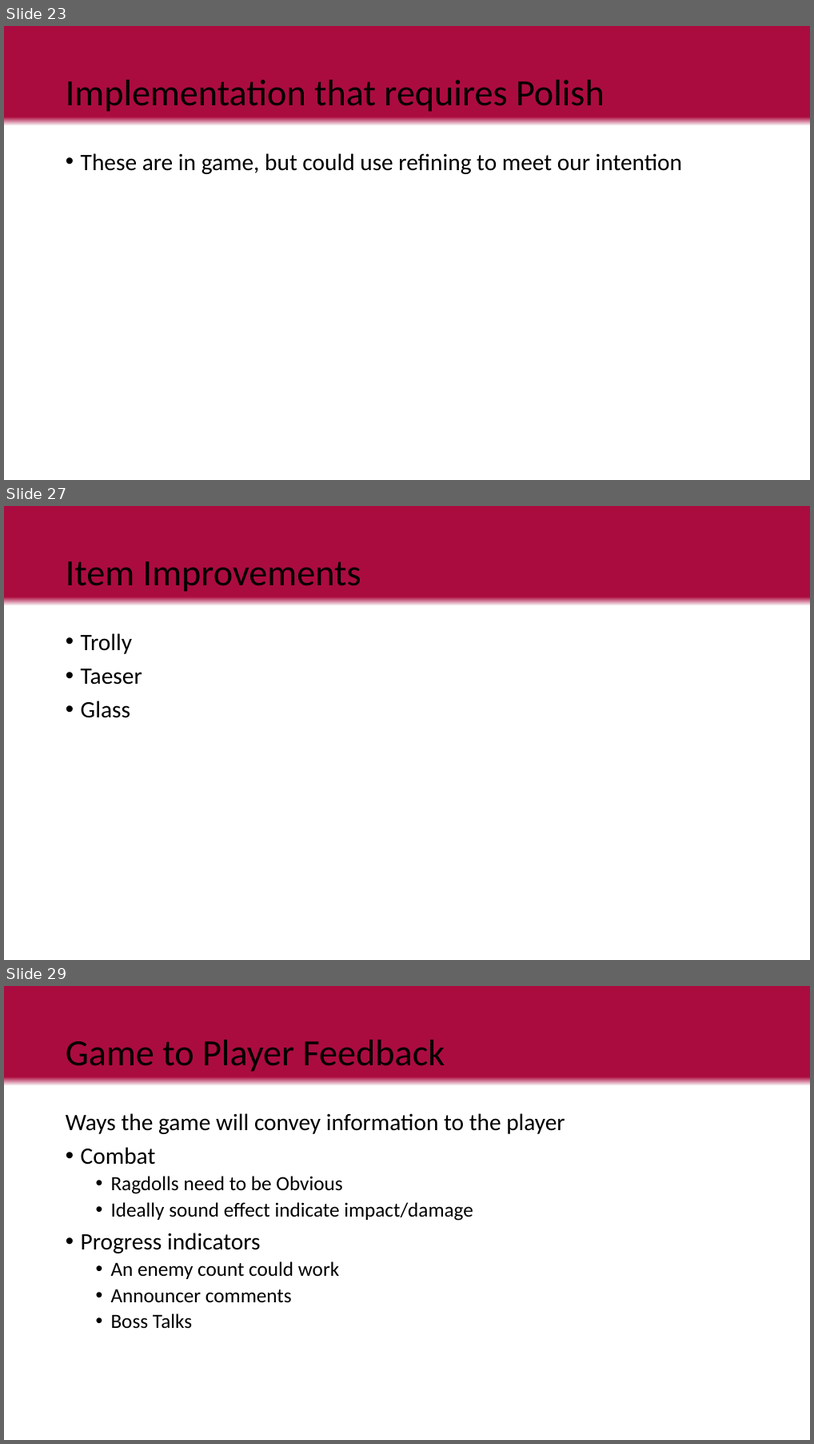
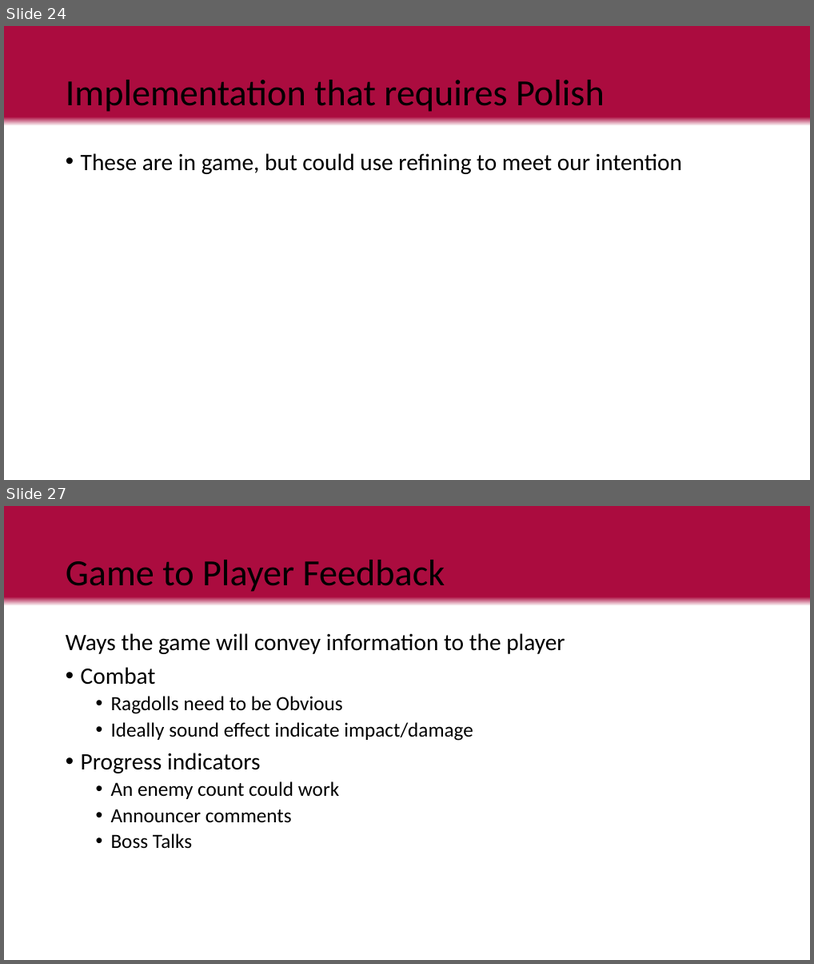
Before and after one commit to LuxRegem/Project_Clash-of-Cosplayers, a slide deck: Shared Documentation/Luke's Documents/Clash of Cos Team Pitch.pptx. Shown one above the other, each under a label of ours: slides 23, 27 and 29 before the commit, slides 24 and 27 after it; the slides between them are not shown. The pictures are 814x1444 and 814x964 pixels, drawn with LibreOffice and Linux fonts; fonts in the diff are those of the drawing. Boxes give left, top, right and bottom in pixels: in the first picture for what was removed or moved away, otherwise in the second. Text is boxed around its words. In the diff, an @@ line names an element or a change of style, - is before the commit and + after.

```diff
--- a/Shared Documentation/Luke's Documents/Clash of Cos Team Pitch.pptx
+++ b/Shared Documentation/Luke's Documents/Clash of Cos Team Pitch.pptx
@@ slide 27 removed at [4,506,810,960], background gradient #AB0C3F to #FFFFFF @@
@@ title removed at [66,561,362,592] @@
-Item Improvements
@@ text removed at [81,633,142,718] @@
-• Trolly
-• Taeser
-• Glass
@@ what was slide 23 is now slide 24 @@
@@ what was slide 29 is now slide 27 @@
```
Also in this commit, not shown: 8 slides changed, 1 other slide removed, 6 other files.
